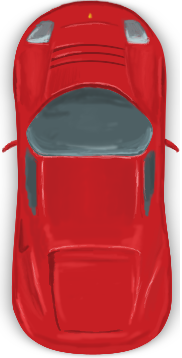
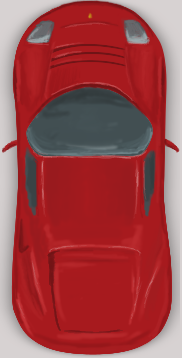
Layered file, before and after one edit (182 x 358). Changes by layer:
renamed "Layer #1" to "dim", showed it, opacity 100% → 26%, blend normal → multiply, painted on it over [0, 0, 182, 358]
